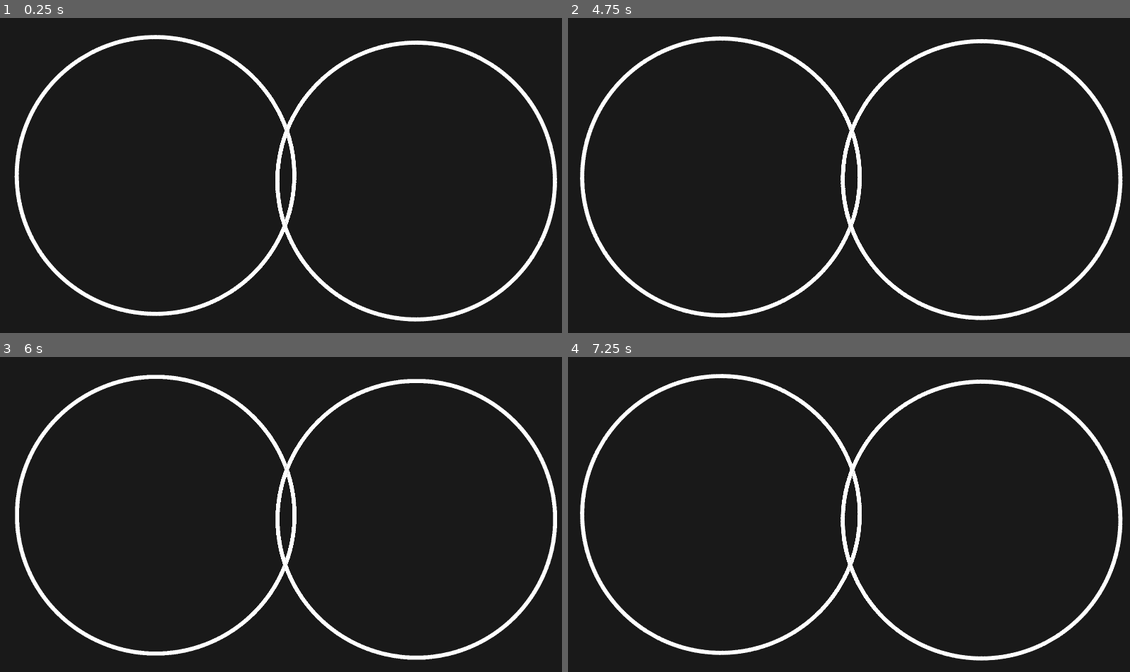
Above: before the commit, frames 1-4 (two rows, left to right).
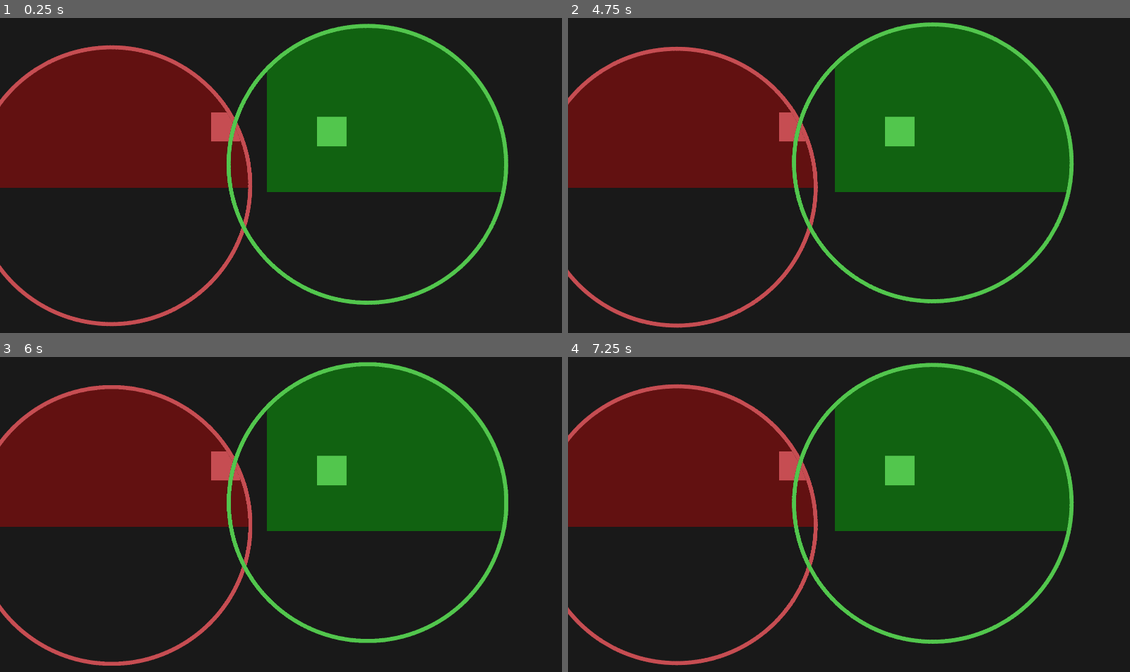
Above: after the commit, the same moments.

Repository: Option-2-Games/spectral-shift
Game: Godot game, scene res://tests/spectrum_merge_region/spectrum_merge_region_tester.tscn
Same seed, same stepped clock (60 frames per second), same inputs: the game is played once before the commit and once after it. This scene is started directly instead of the project's main scene.
Inputs (mouse positions are in pixels of both pictures, inside the frame that each line leads up to):
- Up to frame 1 (0.25 s): no input
- Up to frame 2 (4.75 s): tap Enter (ui_accept) at 0.5, 0.77, 1.52, 3.02, 3.77, 4.52 s; move the mouse to (972, 159) at 0.52 s; hold Right (ui_right) 0.53-1.28 s; click (972, 159) at 0.67 s; move the mouse to (736, 191) at 1.27 s; hold Down (ui_down) 1.28-2.03 s; move the mouse to (905, 106) at 2.02 s; hold Right (ui_right) 2.03-2.78 s; move the mouse to (820, 238) at 2.77 s; hold Up (ui_up) 2.78-3.53 s; click (820, 238) at 2.92 s; move the mouse to (1017, 222) at 3.52 s; hold Left (ui_left) from 3.53 s (still down); move the mouse to (680, 128) at 4.27 s
- Up to frame 3 (6 s): move the mouse to (309, 514) at 5.02 s; release Left (ui_left) at 5.03 s; hold Down (ui_down) 5.03-5.78 s; click (309, 514) at 5.17 s; move the mouse to (196, 435) at 5.77 s; hold Right (ui_right) from 5.78 s (still down)
- Up to frame 4 (7.25 s): tap Enter (ui_accept) at 6.02, 6.77 s; move the mouse to (972, 498) at 6.52 s; release Right (ui_right) at 6.53 s; hold Up (ui_up) from 6.53 s (still down)

The runs differ from the first frame. In frame 1, 42% of the frame differs, in the area x 0-100%, y 1-98%; in frame 2, 41%; in frame 3, 42%; in frame 4, 41%.

Commit message:
New merge system

Diff:
--- a/objects/spectrum_merge_region.tscn
+++ b/objects/spectrum_merge_region.tscn
@@ -33,6 +33,7 @@
 [node name="SpectrumMergeRegion" type="Area2D"]
 rotation = -1.4205
 collision_layer = 256
+collision_mask = 2
 script = ExtResource( 1 )
 __meta__ = {
 "_edit_group_": true
--- a/scripts/mergable.gd
+++ b/scripts/mergable.gd
@@ -1,22 +1,43 @@
+tool
 class_name Mergable
 extends CollisionObject2D
 
-## Class definition for objects that can shift spectrums (merge)
+## Class definition for objects that can be merged into the base spectrums
 
-## Number of regions that is merging this object
-var _merges_count: int = 0
+export(Constants.Spectrum) var spectrum setget _apply_spectrum
+
+## Keep track of all regions merged with
+var _merges: Array
 
 
-func entered_merge_region(spectrum: int) -> void:
-	_merges_count += 1
-	if _merges_count == 1:
-		self.set_collision_layer_bit(0, true)
-		self.set_collision_mask_bit(0, true)
+func entered_merge_region(region_spectrum: int) -> void:
+	# Mark entered a region of spectrum
+	_merges.append(region_spectrum)
+
+	# Enable spectrum layers (ensure exist on all merged layers)
+	var bitmask = get_collision_layer() | 1 << region_spectrum | 1
+	self.set_collision_layer(bitmask)
+	self.set_collision_mask(bitmask)
 
 
-func exited_merge_region(spectrum: int) -> void:
-	if _merges_count > 0:
-		_merges_count -= 1
-	if _merges_count == 0:
-		self.set_collision_layer_bit(0, false)
-		self.set_collision_mask_bit(0, false)
+func exited_merge_region(region_spectrum: int) -> void:
+	# Mark exited one region of spectrum
+	_merges.remove(_merges.rfind(region_spectrum))
+
+	# Remove layer if not merged with spectrum anymore
+	if _merges.rfind(region_spectrum) == -1:
+		self.set_collision_layer_bit(region_spectrum, false)
+		self.set_collision_mask_bit(region_spectrum, false)
+
+	# Reset layers if exited all regions
+	if _merges.size() == 0:
+		self.set_collision_layer(1 << spectrum)
+		self.set_collision_mask(1 << spectrum)
+
+
+## Apply spectrum setting
+##
+## @param new_spectrum: Selected spectrum
+func _apply_spectrum(new_spectrum: int) -> void:
+	spectrum = new_spectrum
+	set_modulate(Constants.STANDARD_COLOR[spectrum])
--- a/scripts/spectrum_merge_region.gd
+++ b/scripts/spectrum_merge_region.gd
@@ -9,6 +9,7 @@
 # === Components ===
 onready var border = get_node(node_paths[0]) as Sprite
 onready var region = get_node(node_paths[1]) as Light2D
+
 
 func _ready() -> void:
 	# Spin animation (only in-game)
@@ -38,9 +39,10 @@
 ## @param new_spectrum: Selected spectrum
 func _apply_spectrum(new_spectrum: int) -> void:
 	spectrum = new_spectrum
-	if border != null:
-		# Set collision masks and modulate border
-		set_collision_mask(1+1 << spectrum)
+
+	# Set collision masks and modulate border
+	if border:
+		set_collision_mask(1 + (1 << spectrum))
 		region.set_item_cull_mask(1 << spectrum)
 		border.set_modulate(Constants.STANDARD_COLOR[spectrum])
 
--- a/tests/spectrum_merge_region/spectrum_merge_region_tester.tscn
+++ b/tests/spectrum_merge_region/spectrum_merge_region_tester.tscn
@@ -29,27 +29,8 @@
 margin_bottom = 595.0
 color = Color( 0, 1, 0, 0.317647 )
 
-[node name="RedRegion" parent="." instance=ExtResource( 1 )]
-position = Vector2( 525, 540 )
-collision_mask = 2
-
-[node name="Border" parent="RedRegion" index="1"]
-modulate = Color( 1.3, 0, 0, 1 )
-
-[node name="Region" parent="RedRegion/Border" index="0"]
-range_item_cull_mask = 2
-
-[node name="GreenRegion" parent="." instance=ExtResource( 1 )]
-position = Vector2( 1412, 554 )
-collision_mask = 4
-
-[node name="Border" parent="GreenRegion" index="1"]
-modulate = Color( 0, 1.2, 0, 1 )
-
-[node name="Region" parent="GreenRegion/Border" index="0"]
-range_item_cull_mask = 4
-
 [node name="RedDummy" type="Area2D" parent="."]
+modulate = Color( 0.780392, 0.305882, 0.32549, 1 )
 position = Vector2( 718, 322 )
 collision_layer = 2
 collision_mask = 2
@@ -57,6 +38,7 @@
 __meta__ = {
 "_edit_group_": true
 }
+spectrum = 1
 
 [node name="CollisionShape2D" type="CollisionShape2D" parent="RedDummy"]
 position = Vector2( 50, 50 )
@@ -65,10 +47,10 @@
 [node name="Red" type="Polygon2D" parent="RedDummy"]
 light_mask = 2
 material = ExtResource( 2 )
-color = Color( 1, 0, 0, 1 )
 polygon = PoolVector2Array( 100, 0, 100, 100, 0, 100, 0, 0 )
 
 [node name="GreenDummy" type="RigidBody2D" parent="."]
+modulate = Color( 0.32549, 0.780392, 0.305882, 1 )
 position = Vector2( 1079, 338 )
 collision_layer = 4
 collision_mask = 4
@@ -77,6 +59,7 @@
 __meta__ = {
 "_edit_group_": true
 }
+spectrum = 2
 
 [node name="CollisionShape2D" type="CollisionShape2D" parent="GreenDummy"]
 shape = SubResource( 2 )
@@ -84,8 +67,15 @@
 [node name="Green" type="Polygon2D" parent="GreenDummy"]
 light_mask = 4
 material = ExtResource( 2 )
-color = Color( 0, 1, 0, 1 )
 polygon = PoolVector2Array( 100, 0, 100, 100, 0, 100, 0, 0 )
 
-[editable path="RedRegion"]
-[editable path="GreenRegion"]
+[node name="RedRegion" parent="." instance=ExtResource( 1 )]
+position = Vector2( 375, 575 )
+collision_mask = 3
+spectrum = 1
+
+[node name="GreenRegion" parent="." instance=ExtResource( 1 )]
+position = Vector2( 1246, 497 )
+rotation = -2.841
+collision_mask = 5
+spectrum = 2
--- a/tests/spectrum_shifting/player_lamp_test_scene.tscn
+++ b/tests/spectrum_shifting/player_lamp_test_scene.tscn
@@ -15,6 +15,7 @@
 environment = ExtResource( 4 )
 
 [node name="BlueBg" type="ColorRect" parent="."]
+visible = false
 light_mask = 8
 material = ExtResource( 1 )
 margin_left = 684.0
@@ -25,6 +26,7 @@
 color = Color( 0.305882, 0.32549, 0.780392, 0.345098 )
 
 [node name="GreenBg" type="ColorRect" parent="."]
+visible = false
 light_mask = 4
 material = ExtResource( 1 )
 margin_left = 981.0
@@ -35,6 +37,7 @@
 color = Color( 0.32549, 0.780392, 0.305882, 0.337255 )
 
 [node name="RedBg" type="ColorRect" parent="."]
+visible = false
 light_mask = 2
 material = ExtResource( 1 )
 margin_left = 365.0
@@ -44,8 +47,10 @@
 mouse_filter = 2
 color = Color( 0.780392, 0.305882, 0.32549, 0.356863 )
 
+[node name="Player" parent="." instance=ExtResource( 3 )]
+position = Vector2( 1087, 715 )
+
 [node name="RedDemoBlock" type="Area2D" parent="."]
-modulate = Color( 1, 0, 0, 1 )
 light_mask = 2
 position = Vector2( 760, 400 )
 collision_layer = 2
@@ -62,11 +67,7 @@
 [node name="CollisionShape2D" type="CollisionShape2D" parent="RedDemoBlock"]
 shape = SubResource( 1 )
 
-[node name="Player" parent="." instance=ExtResource( 3 )]
-position = Vector2( 1087, 715 )
-
 [node name="BlueDemoBlock" type="Area2D" parent="."]
-modulate = Color( 0, 0, 1, 1 )
 position = Vector2( 960, 400 )
 collision_layer = 8
 collision_mask = 8
@@ -83,7 +84,6 @@
 shape = SubResource( 1 )
 
 [node name="GreenDemoKinematic" type="KinematicBody2D" parent="."]
-modulate = Color( 0, 1, 0, 1 )
 position = Vector2( 1160, 400 )
 collision_layer = 4
 collision_mask = 4
@@ -100,6 +100,7 @@
 polygon = PoolVector2Array( 0, -32, -32, 32, 32, 32 )
 
 [node name="SpectrumMergeRegion" parent="." instance=ExtResource( 5 )]
-position = Vector2( 363, 527 )
+position = Vector2( 188, 596 )
+collision_mask = 2
 
 [editable path="SpectrumMergeRegion"]
